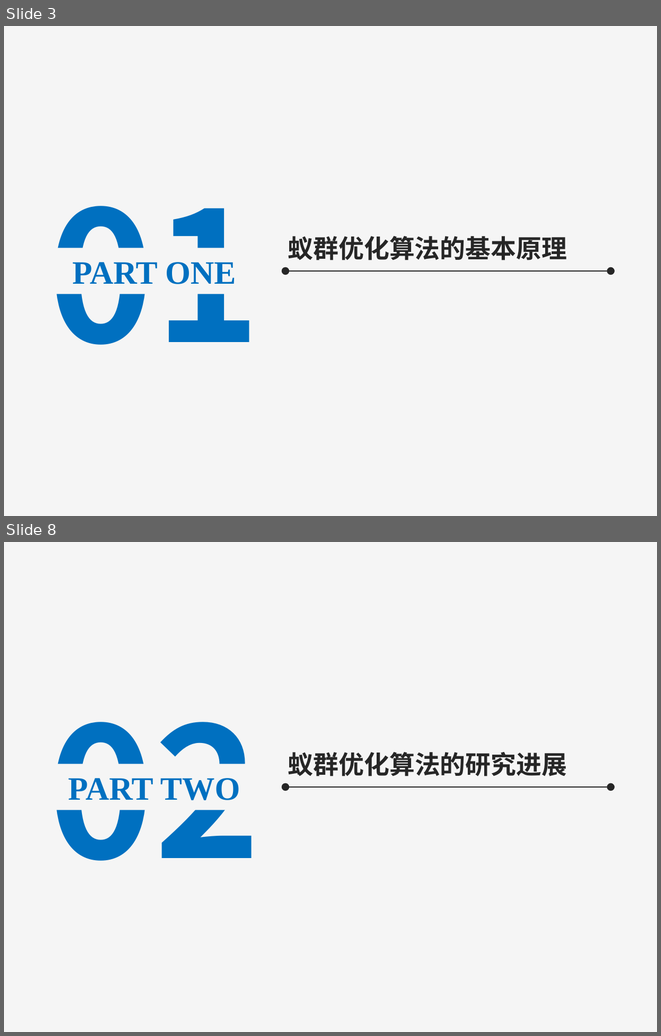
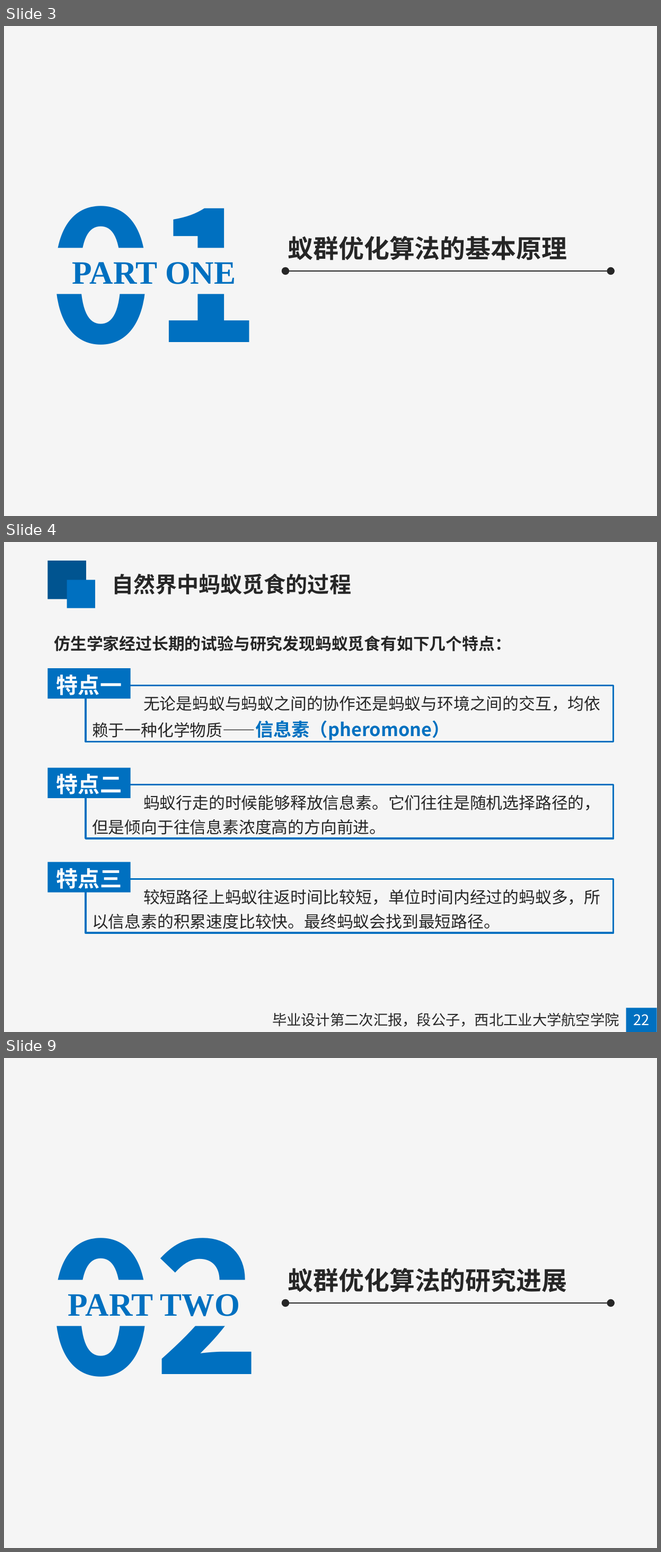
Before and after one commit to mapengfei-nwpu/ant, a slide deck: 蚁群优化算法.pptx. Shown one above the other, each under a label of ours: slides 3 and 8 before the commit, slides 3, 4 and 9 after it; the slides between them are not shown. The pictures are 661x1036 and 661x1552 pixels, drawn with LibreOffice and Linux fonts; fonts in the diff are those of the drawing. Boxes give left, top, right and bottom in pixels: in the first picture for what was removed or moved away, otherwise in the second. Text is boxed around its words. In the diff, an @@ line names an element or a change of style, - is before the commit and + after.

```diff
--- a/蚁群优化算法.pptx
+++ b/蚁群优化算法.pptx
@@ slide 4 added at bbox=[4, 542, 657, 1032], background #F5F5F5 @@
@@ rectangle added at bbox=[48, 561, 86, 599], fill #005490 @@
@@ rectangle added at bbox=[67, 580, 95, 608], fill #0070C0 @@
@@ text added at bbox=[112, 574, 351, 594], 24 pt, text #262626, bold @@
+自然界中蚂蚁觅食的过程
@@ text added at bbox=[54, 635, 511, 651], 18 pt, text #262626, bold @@
+仿生学家经过长期的试验与研究发现蚂蚁觅食有如下几个特点：
@@ rectangle added at bbox=[48, 668, 131, 698], fill #0070C0, 24 pt, text #FFFFFF, bold @@
+特点一
@@ rectangle added at bbox=[86, 685, 613, 741], outline #0070C0 2 pt, 18 pt, text #262626 @@
+无论是蚂蚁与蚂蚁之间的协作还是蚂蚁与环境之间的交互，均依赖于一种化学物质——信息素（pheromone）
@@ rectangle added at bbox=[48, 767, 131, 797], fill #0070C0, 24 pt, text #FFFFFF, bold @@
+特点二
@@ rectangle added at bbox=[86, 784, 613, 838], outline #0070C0 2 pt, 18 pt, text #262626 @@
+蚂蚁行走的时候能够释放信息素。它们往往是随机选择路径的，但是倾向于往信息素浓度高的方向前进。
@@ rectangle added at bbox=[48, 862, 131, 892], fill #0070C0, 24 pt, text #FFFFFF, bold @@
+特点三
@@ rectangle added at bbox=[86, 879, 613, 933], outline #0070C0 2 pt, 18 pt, text #262626 @@
+较短路径上蚂蚁往返时间比较短，单位时间内经过的蚂蚁多，所以信息素的积累速度比较快。最终蚂蚁会找到最短路径。
@@ text added at bbox=[272, 1013, 619, 1026], 16 pt, text #262626 @@
+毕业设计第二次汇报，段公子，西北工业大学航空学院
@@ rectangle added at bbox=[626, 1007, 657, 1032], fill #0070C0 @@
@@ text added at bbox=[633, 1014, 649, 1025], 16 pt, text #FFFFFF @@
+22
@@ what was slide 8 is now slide 9 @@
```
Also in this commit, not shown: 5 slides changed, 3 other slides added, 2 slides removed.
